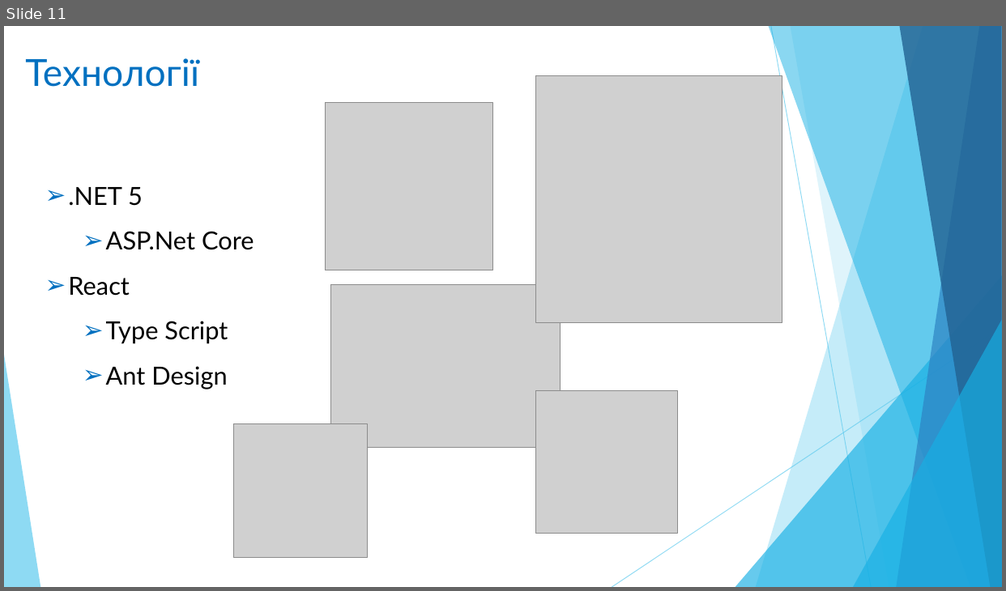
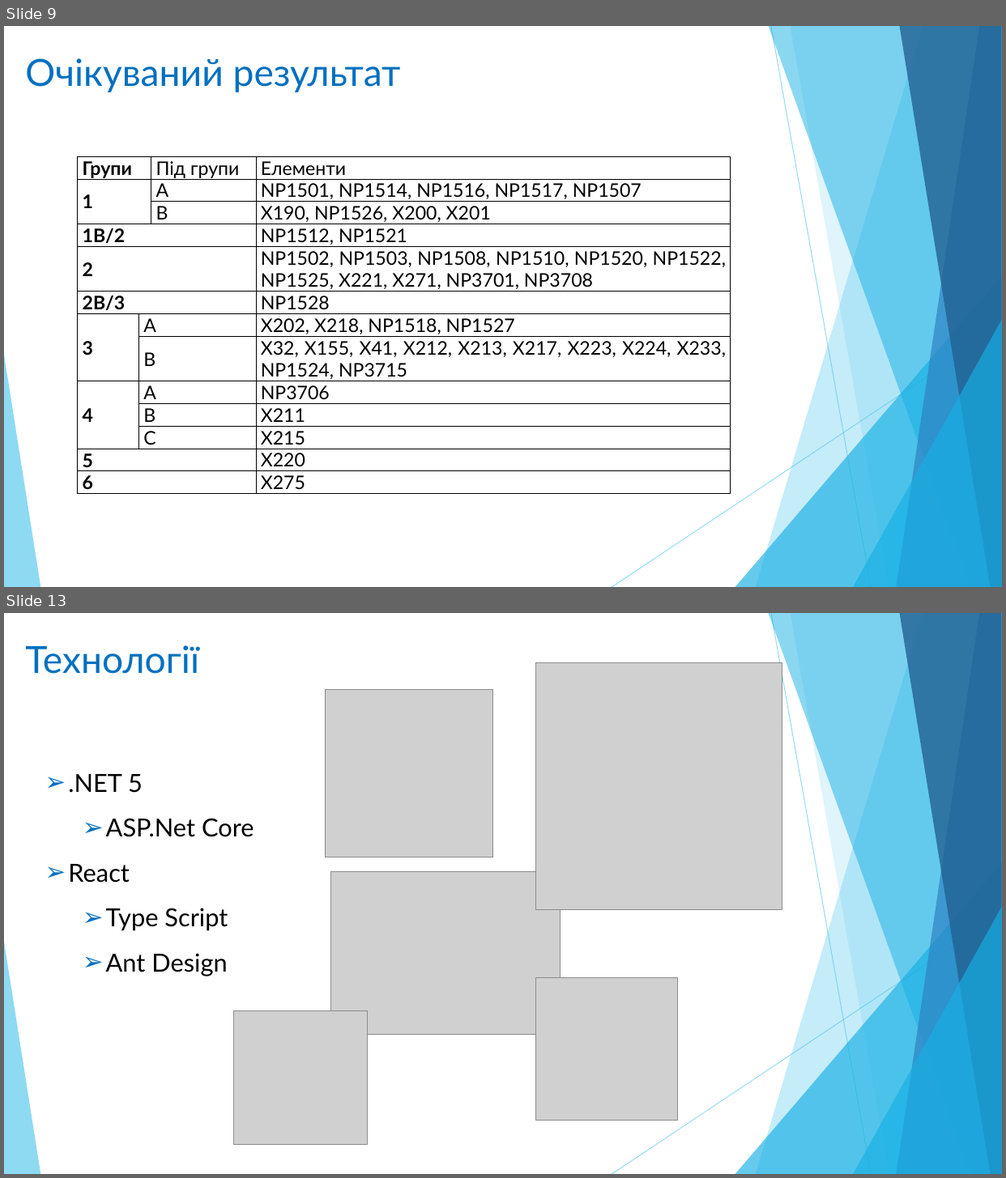
Before and after one commit to zelo2000/Xema, a slide deck: Documents/Presentation_1.pptx. Shown one above the other, each under a label of ours: slide 11 before the commit, slides 9 and 13 after it; the slides between them are not shown. The pictures are 1006x591 and 1006x1178 pixels, drawn with LibreOffice and Linux fonts; fonts in the diff are those of the drawing; grey boxes stand for pictures. Boxes give left, top, right and bottom in pixels: in the first picture for what was removed or moved away, otherwise in the second. Text is boxed around its words. In the diff, an @@ line names an element or a change of style, - is before the commit and + after.

```diff
--- a/Documents/Presentation_1.pptx
+++ b/Documents/Presentation_1.pptx
@@ slide 9 added at box(4, 26, 1002, 587), background #FFFFFF; not listed: 10 template elements that a slide beside it also shows @@
@@ text added at box(25, 58, 401, 92), 36 pt, text #0070C0 @@
+Очікуваний результат
@@ table added at box(78, 157, 731, 497), 13 rows, 4 columns @@
+Групи |  | Під групи | Елементи
+1 |  | A | NP1501, NP1514, NP1516, NP1517, NP1507
+ |  | B | X190, NP1526, X200, X201
+1B/2 |  |  | NP1512, NP1521
+2 |  |  | NP1502, NP1503, NP1508, NP1510, NP1520, NP1522, NP1525, X221, X271, NP3701, NP3708
+2B/3 |  |  | NP1528
+3 | A |  | X202, X218, NP1518, NP1527
+ | B |  | X32, X155, X41, X212, X213, X217, X223, X224, X233, NP1524, NP3715
+4 | A |  | NP3706
+ | B |  | X211
+ | C |  | X215
+5 |  |  | X220
+6 |  |  | X275
@@ what was slide 11 is now slide 13 @@
```
Also in this commit, not shown: 3 slides changed, 1 other slide added, 1 other file.
